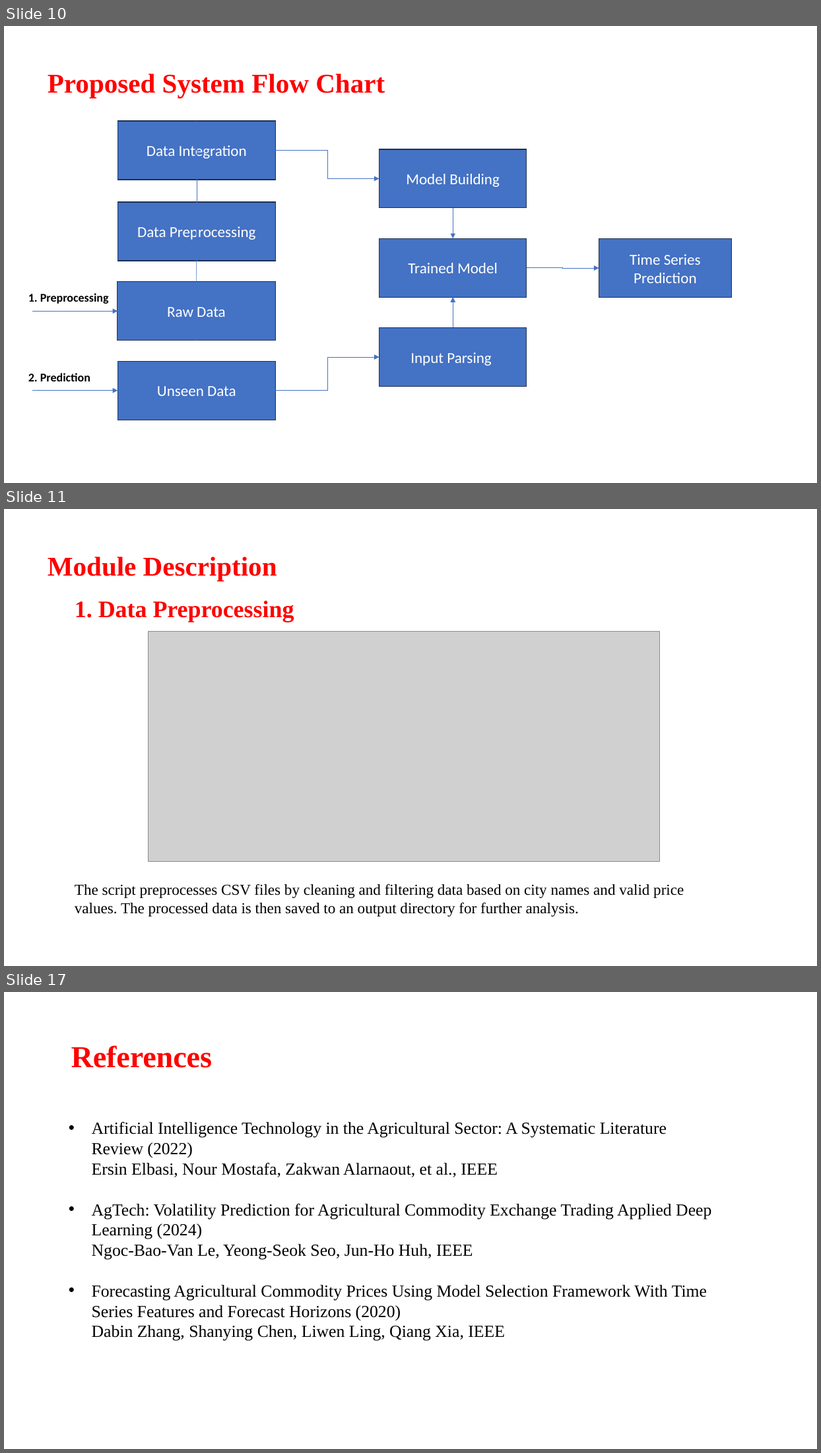
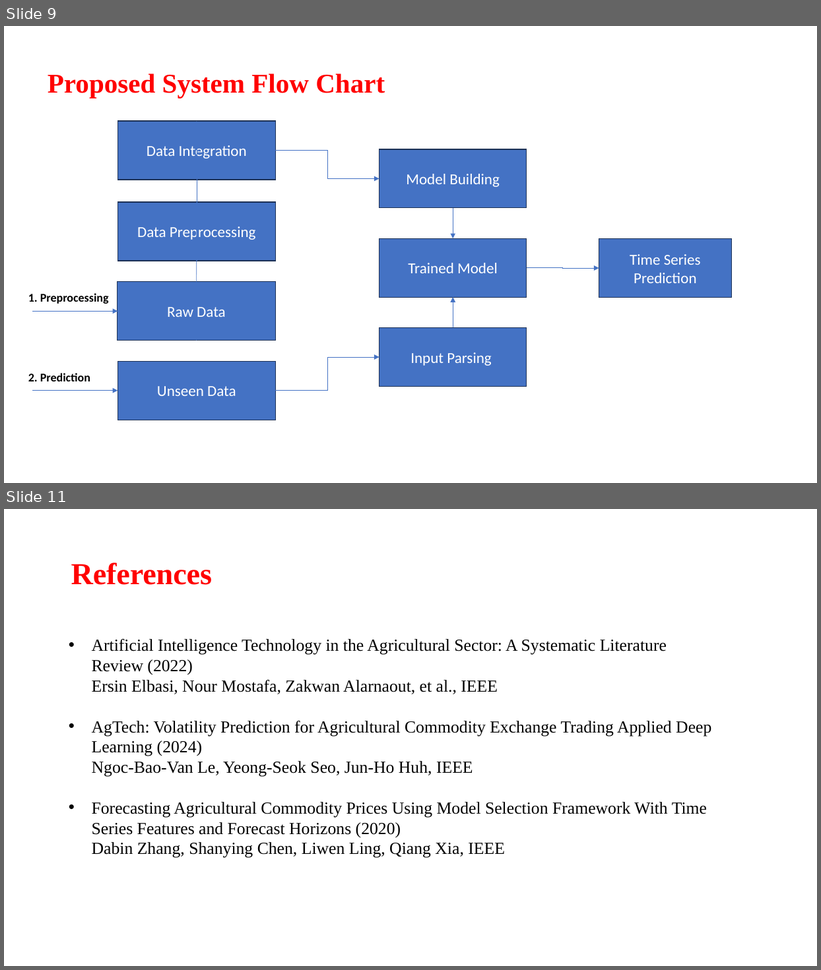
Before and after one commit to Aashif786/Coding_Assistant, a slide deck: ppts/0th Review.pptx. Shown one above the other, each under a label of ours: slides 10, 11 and 17 before the commit, slides 9 and 11 after it; the slides between them are not shown. The pictures are 821x1453 and 821x970 pixels, drawn with LibreOffice and Linux fonts; fonts in the diff are those of the drawing; grey boxes stand for pictures; background and template pictures are left out. Boxes give left, top, right and bottom in pixels: in the first picture for what was removed or moved away, otherwise in the second. Text is boxed around its words. In the diff, an @@ line names an element or a change of style, - is before the commit and + after.

```diff
--- a/ppts/0th Review.pptx
+++ b/ppts/0th Review.pptx
@@ slide 11 removed at (x1=4, y1=509, x2=817, y2=966), background picture (left out) @@
@@ text removed at (x1=48, y1=557, x2=277, y2=581) @@
-Module Description
@@ text removed at (x1=75, y1=601, x2=294, y2=622) @@
-1. Data Preprocessing
@@ picture removed at (x1=148, y1=632, x2=660, y2=861) @@
@@ text removed at (x1=75, y1=884, x2=684, y2=917) @@
-The script preprocesses CSV files by cleaning and filtering data based on city names and valid price values. The processed data is then saved to an output directory for further analysis.
@@ what was slide 10 is now slide 9 @@
@@ what was slide 17 is now slide 11 @@
```
Also in this commit, not shown: 4 slides changed, 2 slides added, 11 other slides removed.
